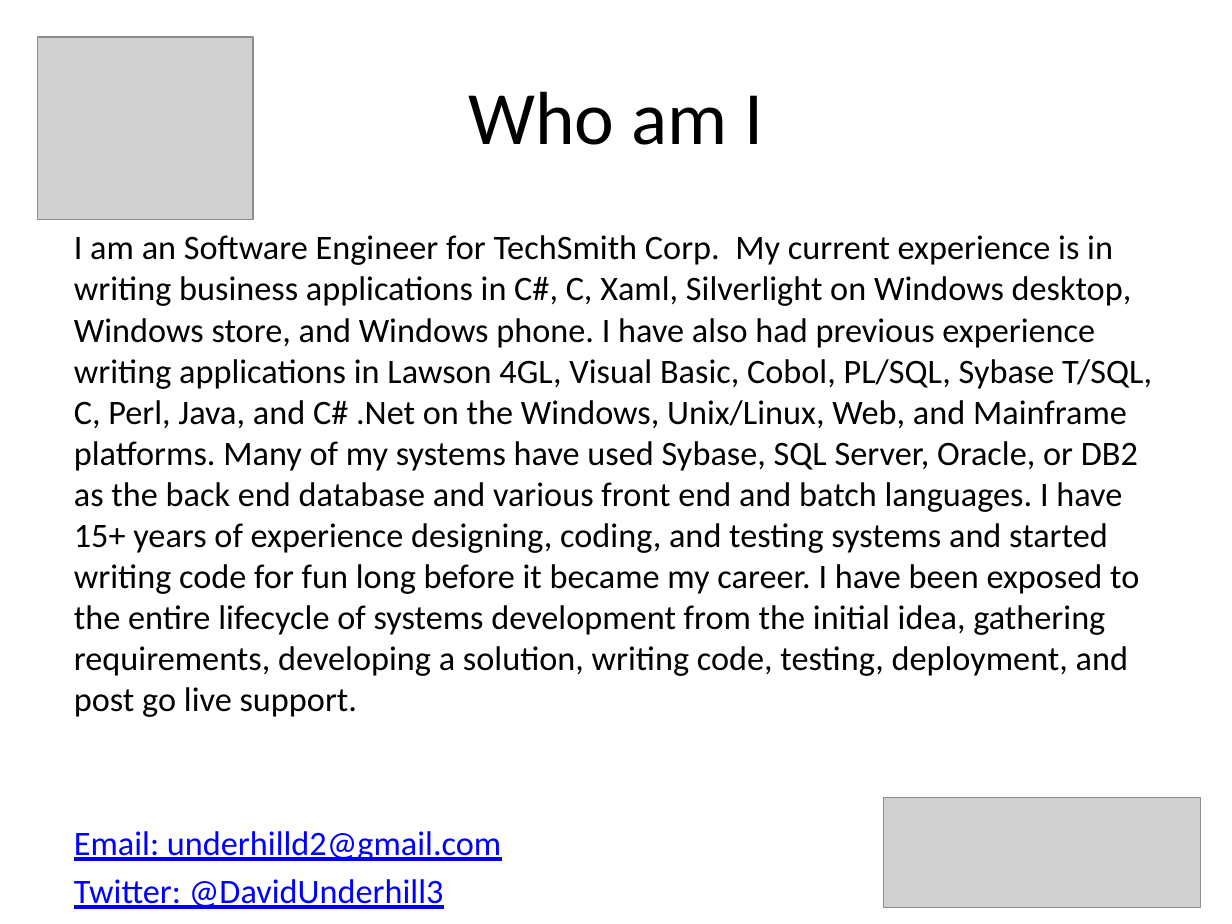
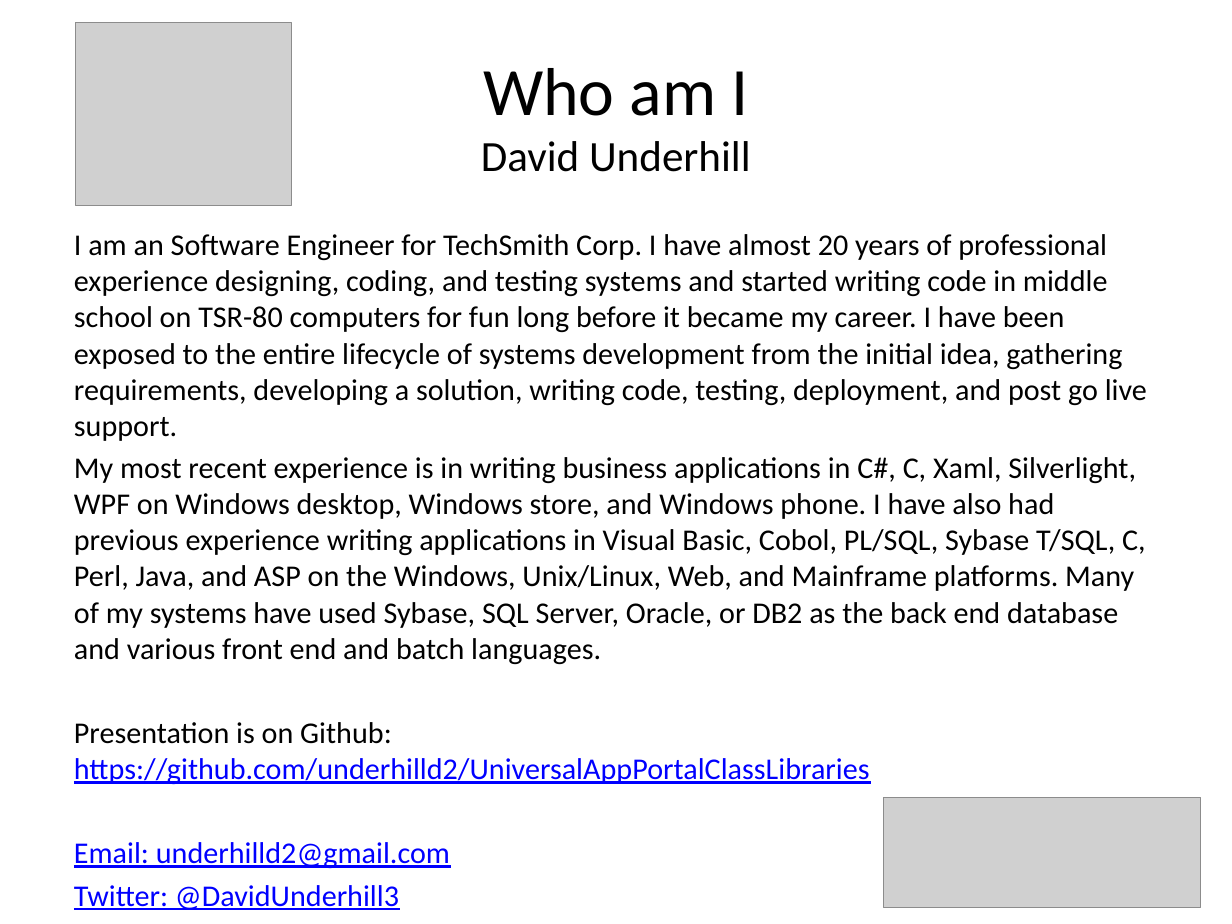
Before and after one commit to underhilld2/UniversalAppPortalClassLibraries, a slide deck: slide 2 of ReCon2014_UniversalAppPortalClassLibraries_Light.pptx. Drawn at 1232x924 pixels with LibreOffice and Linux fonts; fonts in the diff are those of the drawing; grey boxes stand for pictures. Boxes give left, top, right and bottom in pixels: in the first picture for what was removed or moved away, otherwise in the second. Text is boxed around its words. In the diff, an @@ line names an element or a change of style, - is before the commit and + after.

```diff
--- a/ReCon2014_UniversalAppPortalClassLibraries_Light.pptx
+++ b/ReCon2014_UniversalAppPortalClassLibraries_Light.pptx
@@ picture: place and size @@
-picture at (37,37,253,219)
+picture at (76,22,292,205)
@@ title at (481,68,751,172): text changed; size 44 to 25.2 pt @@
-Who am I
+Who am I
+David Underhill
@@ text at (74,234,1147,784): text changed; size 20 to 17.6 pt @@
-I am an Software Engineer for TechSmith Corp. My current experience is in writing business applications in C#, C, Xaml, Silverlight on Windows desktop, Windows store, and Windows phone. I have also had previous experience writing applications in Lawson 4GL, Visual Basic, Cobol, PL/SQL, Sybase T/SQL, C, Perl, Java, and C# .Net on the Windows, Unix/Linux, Web, and Mainframe platforms. Many of my systems have used Sybase, SQL Server, Oracle, or DB2 as the back end database and various front end and batch languages. I have 15+ years of experience designing, coding, and testing systems and started writing code for fun long before it became my career. I have been exposed to the entire lifecycle of systems development from the initial idea, gathering requirements, developing a solution, writing code, testing, deployment, and post go live support.
+I am an Software Engineer for TechSmith Corp. I have almost 20 years of professional experience designing, coding, and testing systems and started writing code in middle school on TSR-80 computers for fun long before it became my career. I have been exposed to the entire lifecycle of systems development from the initial idea, gathering requirements, developing a solution, writing code, testing, deployment, and post go live support.
+My most recent experience is in writing business applications in C#, C, Xaml, Silverlight, WPF on Windows desktop, Windows store, and Windows phone. I have also had previous experience writing applications in Visual Basic, Cobol, PL/SQL, Sybase T/SQL, C, Perl, Java, and ASP on the Windows, Unix/Linux, Web, and Mainframe platforms. Many of my systems have used Sybase, SQL Server, Oracle, or DB2 as the back end database and various front end and batch languages.
+Presentation is on Github: https://github.com/underhilld2/UniversalAppPortalClassLibraries
@@ text at (74,842,450,910): size 20 to 17.6 pt in "Email: underhilld2@gmail.com", "Twitter: @DavidUnderhill3", "https://github.com/underhilld2", "http://blog.davescybercave.com" @@
```
Also in this commit, not shown: 2 other slides changed.
